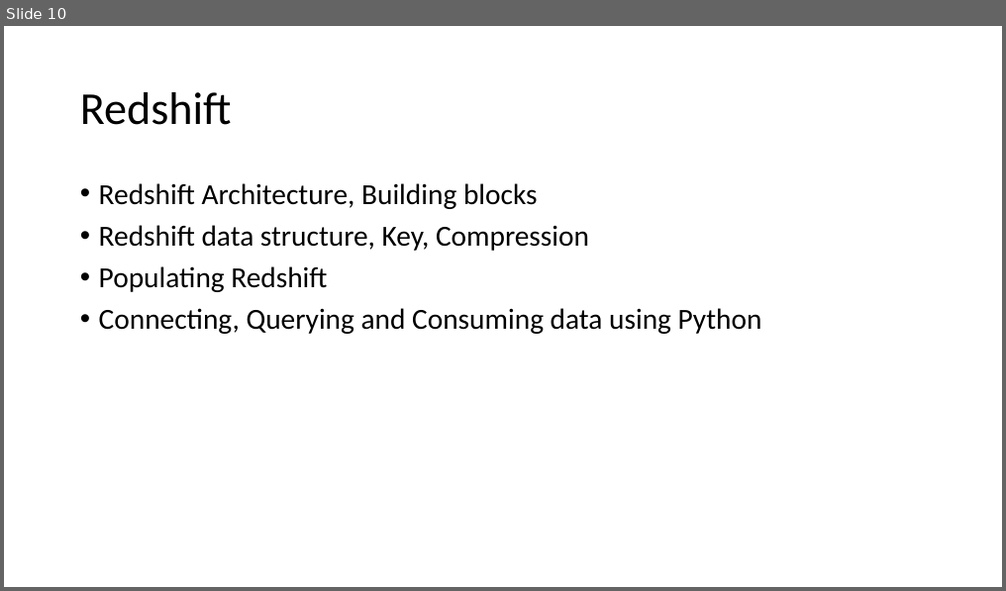
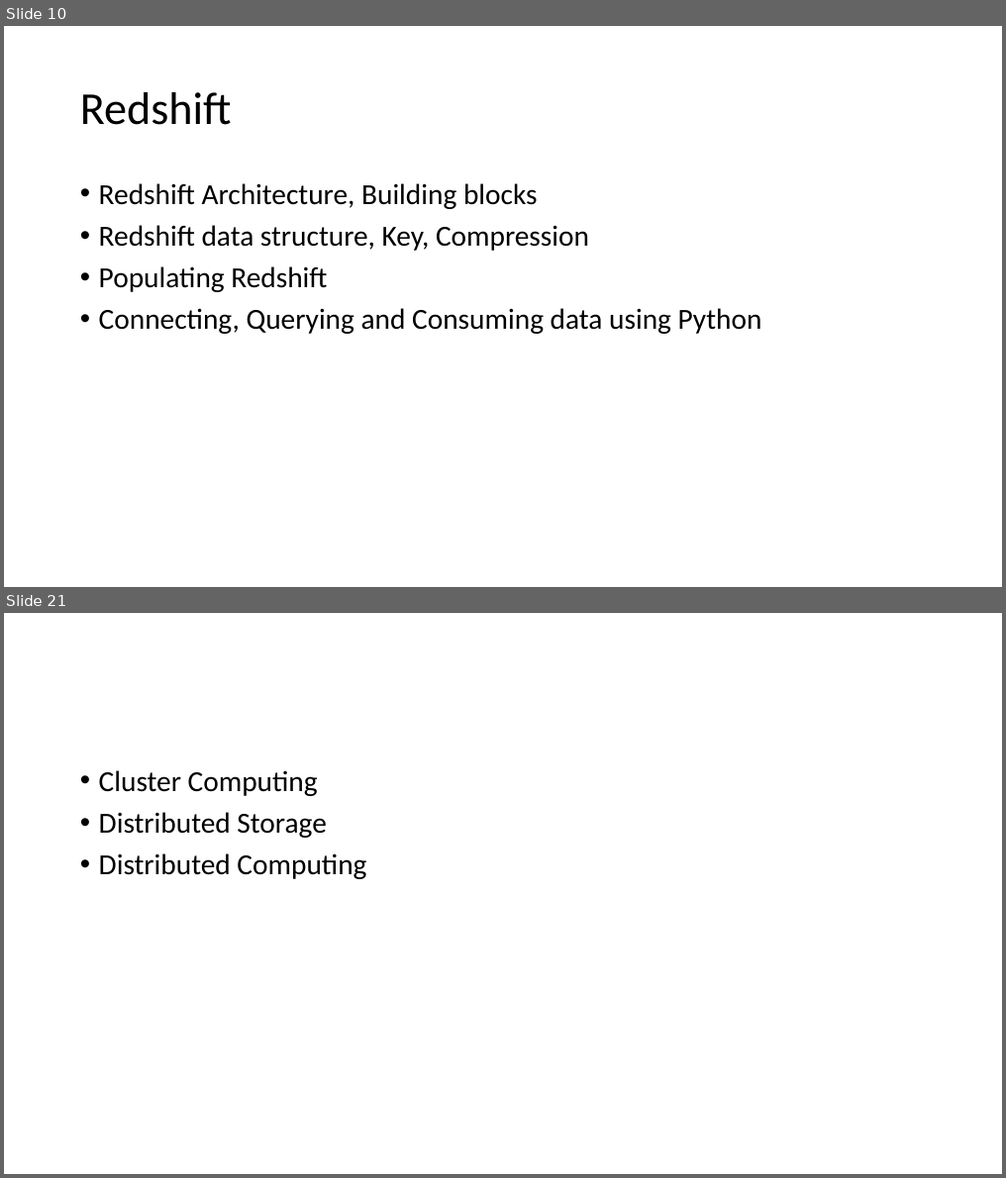
Before and after one commit to karthick1808/CDB21DW057, a slide deck: CDB21DW057.pptx. Shown one above the other, each under a label of ours: slide 10 before the commit, slides 10 and 21 after it; the slides between them are not shown. The pictures are 1006x591 and 1006x1178 pixels, drawn with LibreOffice and Linux fonts; fonts in the diff are those of the drawing. Boxes give left, top, right and bottom in pixels: in the first picture for what was removed or moved away, otherwise in the second. Text is boxed around its words. In the diff, an @@ line names an element or a change of style, - is before the commit and + after.

```diff
--- a/CDB21DW057.pptx
+++ b/CDB21DW057.pptx
@@ slide 21 added at (4, 613, 1002, 1174), background #FFFFFF @@
@@ text added at (99, 770, 366, 879), 28 pt, text #000000 @@
+• Cluster Computing
+• Distributed Storage
+• Distributed Computing
```
Also in this commit, not shown: 25 other slides added.
